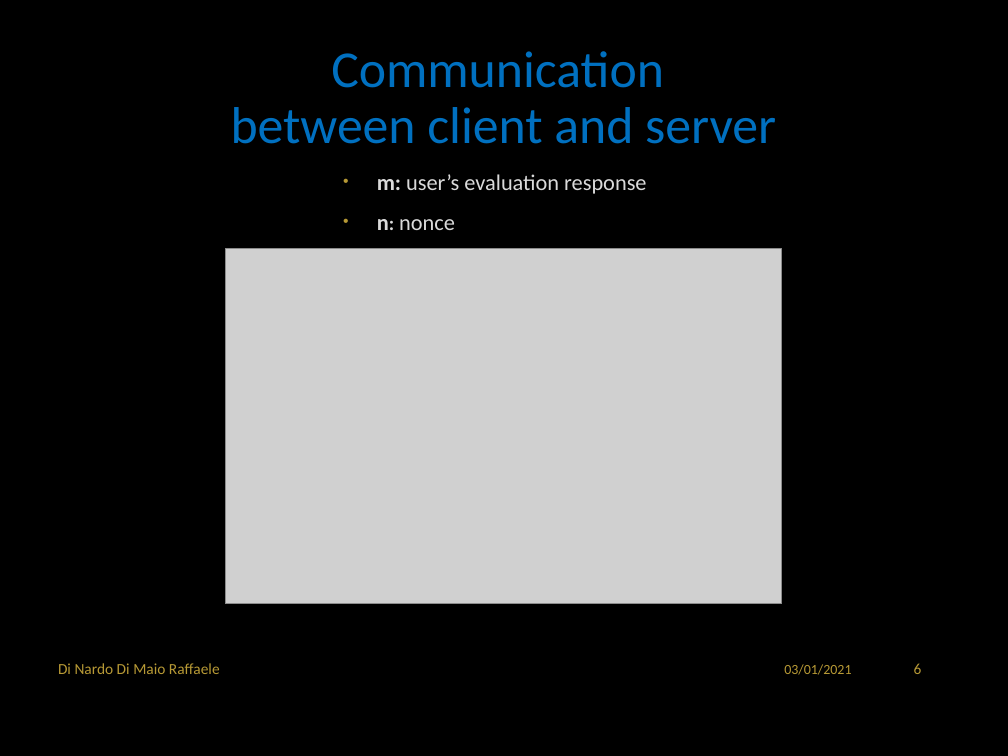
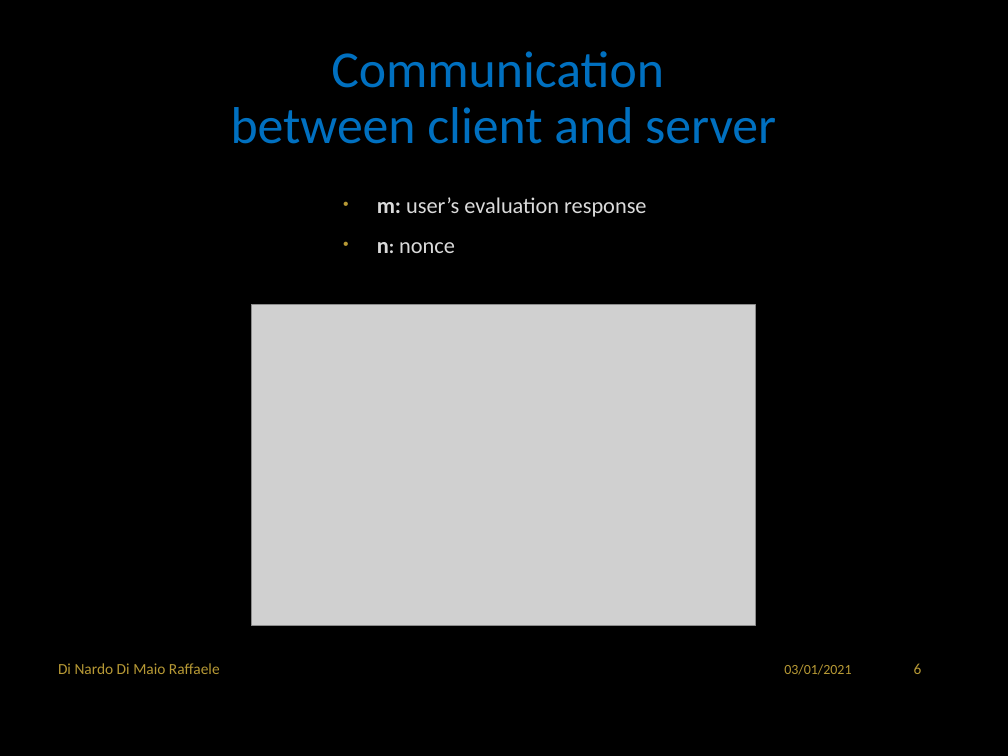
Before and after one commit to RaffaDNDM/AcCAPPCHA, a slide deck: slide 7 of Thesis/AcCAPPCHA.pptx. Drawn at 1008x756 pixels with LibreOffice and Linux fonts; fonts in the diff are those of the drawing; grey boxes stand for pictures; background and template pictures are left out. Boxes give left, top, right and bottom in pixels: in the first picture for what was removed or moved away, otherwise in the second. Text is boxed around its words. In the diff, an @@ line names an element or a change of style, - is before the commit and + after.

```diff
--- a/Thesis/AcCAPPCHA.pptx
+++ b/Thesis/AcCAPPCHA.pptx
@@ text "m: user’s evaluation response": place and size @@
-text "m: user’s evaluation response" at box(377, 174, 646, 230)
+text "m: user’s evaluation response" at box(377, 197, 646, 253)
@@ picture: place and size @@
-picture at box(225, 249, 781, 604)
+picture at box(252, 304, 756, 626)
```
Also in this commit, not shown: 3 other slides changed, 1 other file.
